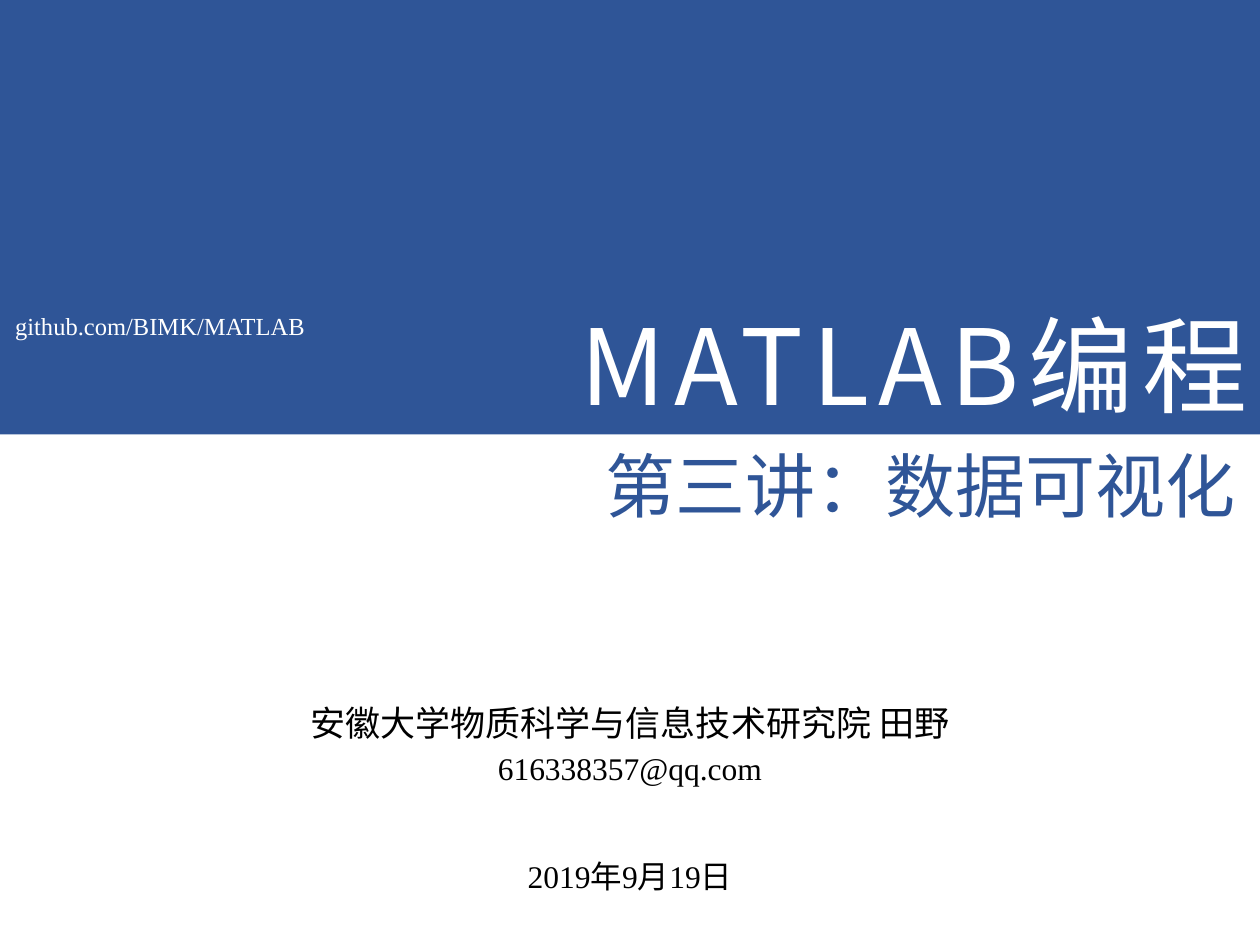
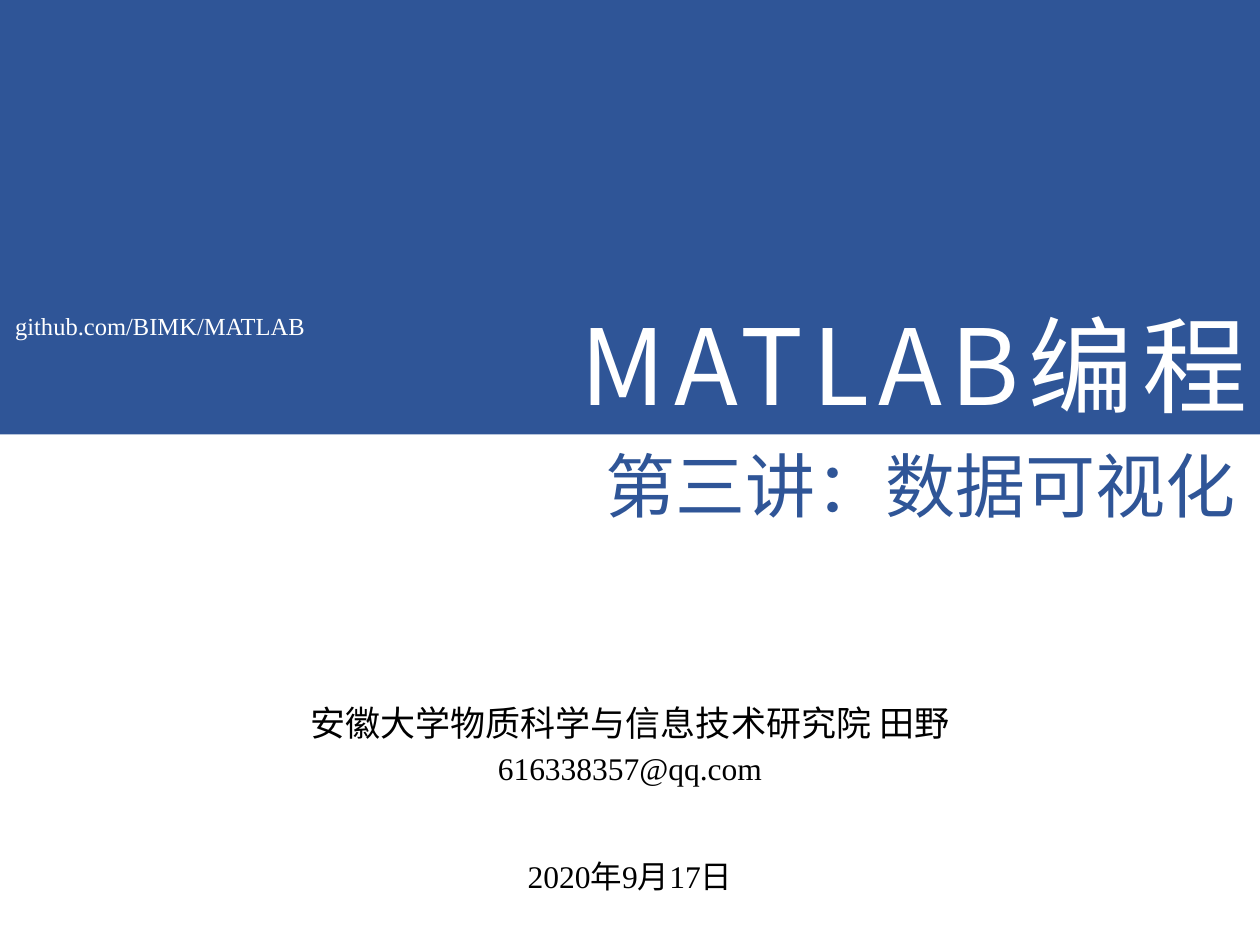
Before and after one commit to BIMK/MATLAB, a slide deck: slide 1 of slides/第3讲.pptx. Drawn at 1260x945 pixels with LibreOffice and Linux fonts; fonts in the diff are those of the drawing; background and template pictures are left out. Boxes give left, top, right and bottom in pixels: in the first picture for what was removed or moved away, otherwise in the second. Text is boxed around its words. In the diff, an @@ line names an element or a change of style, - is before the commit and + after.

```diff
--- a/slides/第3讲.pptx
+++ b/slides/第3讲.pptx
@@ text at [528, 864, 733, 891]: text changed @@
-2019年9月19日
+2020年9月17日
```
Also in this commit, not shown: 7 other files.
